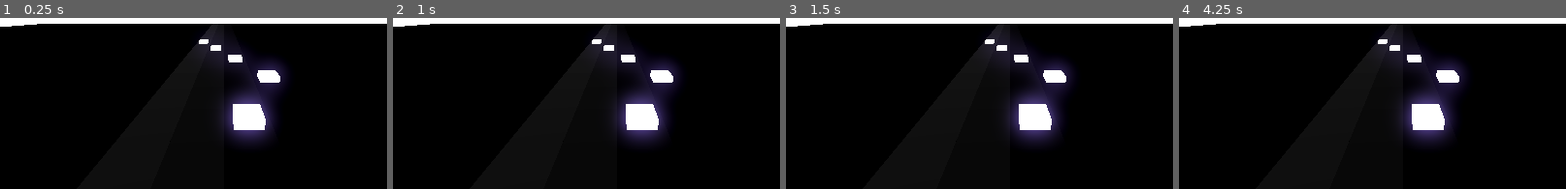
Above: before the commit, frames 1-4 (left to right).
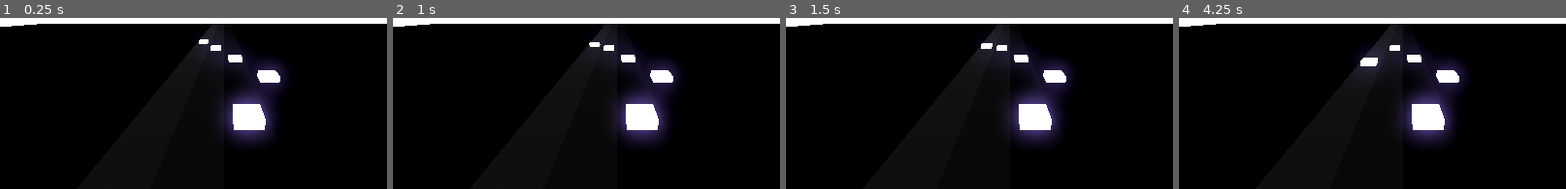
Above: after the commit, the same moments.

Repository: RafaeloxMC/fight-the-beat
Game: Godot game, scene res://scenes/game.tscn
Same seed, same stepped clock (60 frames per second), same inputs: the game is played once before the commit and once after it. The project has no main scene, so this scene is started directly.
Inputs:
- Up to frame 1 (0.25 s): no input
- Up to frame 2 (1 s): tap Enter at 0.5 s; hold Right from 0.53 s (still down); tap Alt at 0.6 s
- Up to frame 3 (1.5 s): tap Space at 1.25 s; release Right at 1.28 s; hold Down from 1.28 s (still down); tap Shift at 1.35 s
- Up to frame 4 (4.25 s): tap Enter at 2, 3.5 s; release Down at 2.03 s; hold Right 2.03-2.78 s; tap Alt at 2.1, 3.6 s; tap Space at 2.75 s; hold Up 2.78-3.53 s; tap Shift at 2.85 s; hold Left from 3.53 s (still down)
The pictures show only the part of the screen within x 21-71%, y 0-50%; the shares and areas given below are measured in that part.

Frame 1 is identical in both runs. In frame 2, 0.1% of the frame differs, in the area x 50-54%, y 12-17%; in frame 3, 0.1%; in frame 4, 0.7%, in the area x 46-54%, y 12-33%.

Commit message:
Add bpm based movement

Diff:
--- a/scenes/game.tscn
+++ b/scenes/game.tscn
@@ -1,6 +1,7 @@
 [gd_scene format=3 uid="uid://c5b8rmhnqwnyf"]
 
 [ext_resource type="PackedScene" uid="uid://nd7dwmolsb7a" path="res://scenes/note.tscn" id="1_uwrxv"]
+[ext_resource type="Script" uid="uid://b3j0wcbd53ll1" path="res://scripts/bpm_based_movement.gd" id="2_yqjtg"]
 
 [sub_resource type="StandardMaterial3D" id="StandardMaterial3D_4xowi"]
 albedo_color = Color(0, 0, 0, 1)
@@ -42,6 +43,7 @@
 material = SubResource("StandardMaterial3D_8cj0n")
 
 [node name="Note" parent="Lanes/LL" unique_id=1931999037 instance=ExtResource("1_uwrxv")]
+script = ExtResource("2_yqjtg")
 
 [node name="Note2" parent="Lanes/LL" unique_id=100715498 instance=ExtResource("1_uwrxv")]
 transform = Transform3D(1, 0, 0, 0, 1, 0, 0, 0, 1, 0, 0, 24)
--- /dev/null
+++ b/scripts/bpm_based_movement.gd
@@ -0,0 +1,12 @@
+extends Node3D
+
+var bpm: int = 130
+
+func _ready() -> void:
+	tick_bpm()
+
+func tick_bpm() -> void:
+	await get_tree().create_timer(60.0 / bpm).timeout
+	print("Ping")
+	self.position.z += 1
+	tick_bpm()
Not shown, added: scripts/bpm_based_movement.gd.uid
